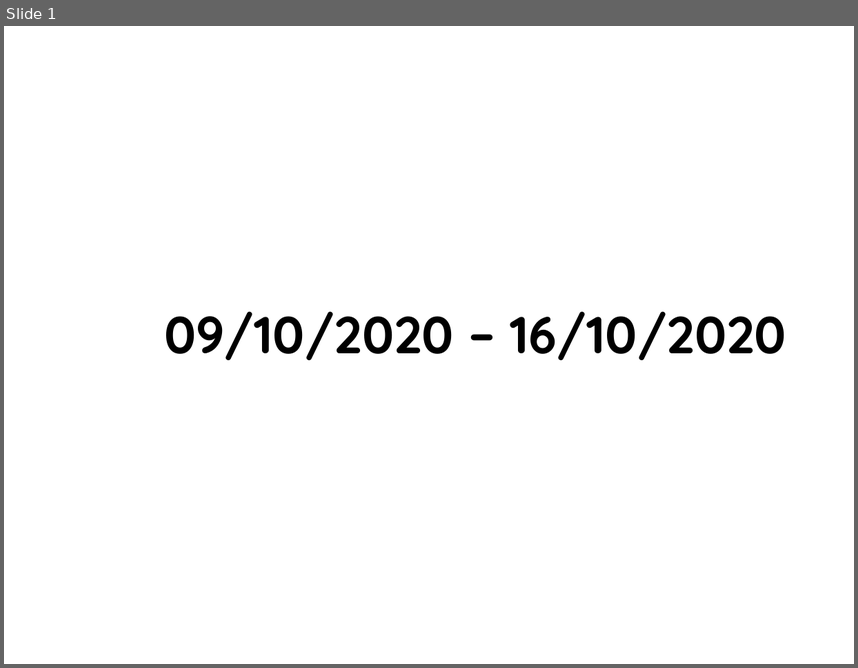
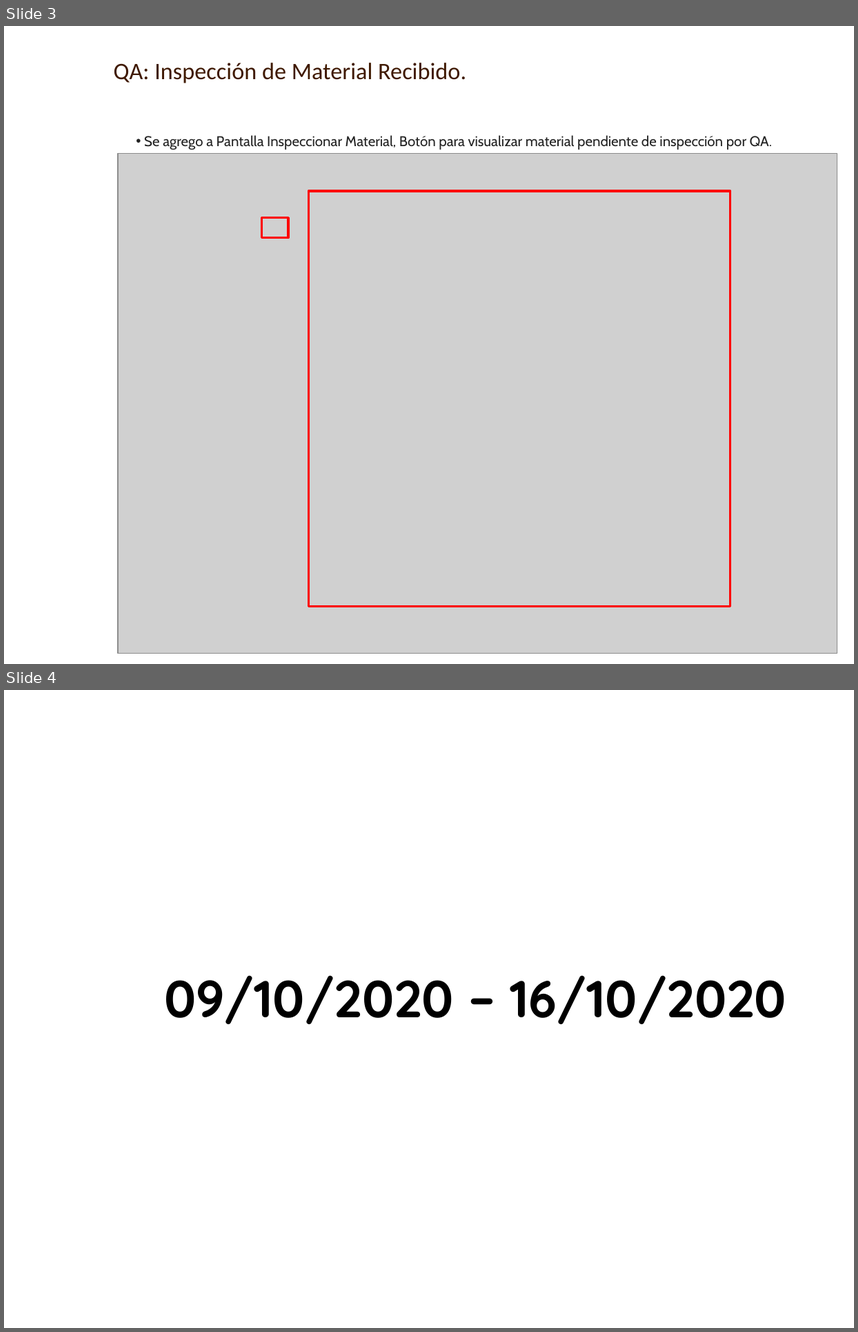
Before and after one commit to AXDELAROSA/CONTROL_QUALITY, a slide deck: Docs/IT_DEV_PEARL_LEATHER_QA_INSPECCION_16102020.pptx. Shown one above the other, each under a label of ours: slide 1 before the commit, slides 3 and 4 after it. The pictures are 858x668 and 858x1332 pixels, drawn with LibreOffice and Linux fonts; fonts in the diff are those of the drawing; grey boxes stand for pictures; background and template pictures are left out. Boxes give left, top, right and bottom in pixels: in the first picture for what was removed or moved away, otherwise in the second. Text is boxed around its words. In the diff, an @@ line names an element or a change of style, - is before the commit and + after.

```diff
--- a/Docs/IT_DEV_PEARL_LEATHER_QA_INSPECCION_16102020.pptx
+++ b/Docs/IT_DEV_PEARL_LEATHER_QA_INSPECCION_16102020.pptx
@@ slide 3 added at (x1=4, y1=26, x2=854, y2=664), background picture (left out) @@
@@ text added at (x1=114, y1=63, x2=466, y2=83), 20 pt, text #3F1900 @@
+QA: Inspección de Material Recibido.
@@ text added at (x1=144, y1=135, x2=772, y2=150), 12 pt, text #222222 @@
+• Se agrego a Pantalla Inspeccionar Material, Botón para visualizar material pendiente de inspección por QA.
@@ picture added at (x1=118, y1=154, x2=837, y2=653) @@
@@ rectangle added at (x1=308, y1=191, x2=730, y2=606), outline #FF0000 2 pt @@
@@ rectangle added at (x1=261, y1=217, x2=288, y2=238), outline #FF0000 2 pt @@
@@ what was slide 1 is now slide 4 @@
```
Also in this commit, not shown: 2 other slides added, 2 other files.
